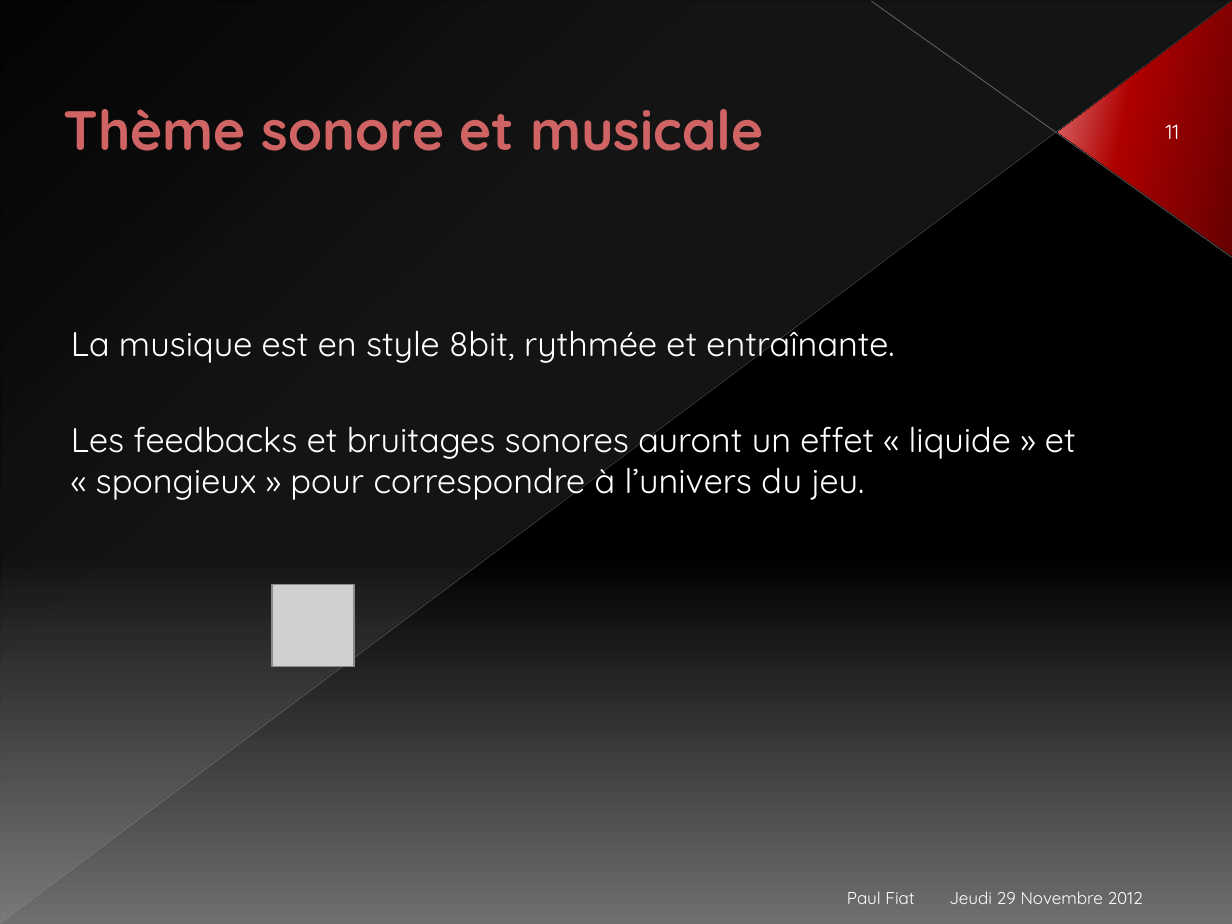
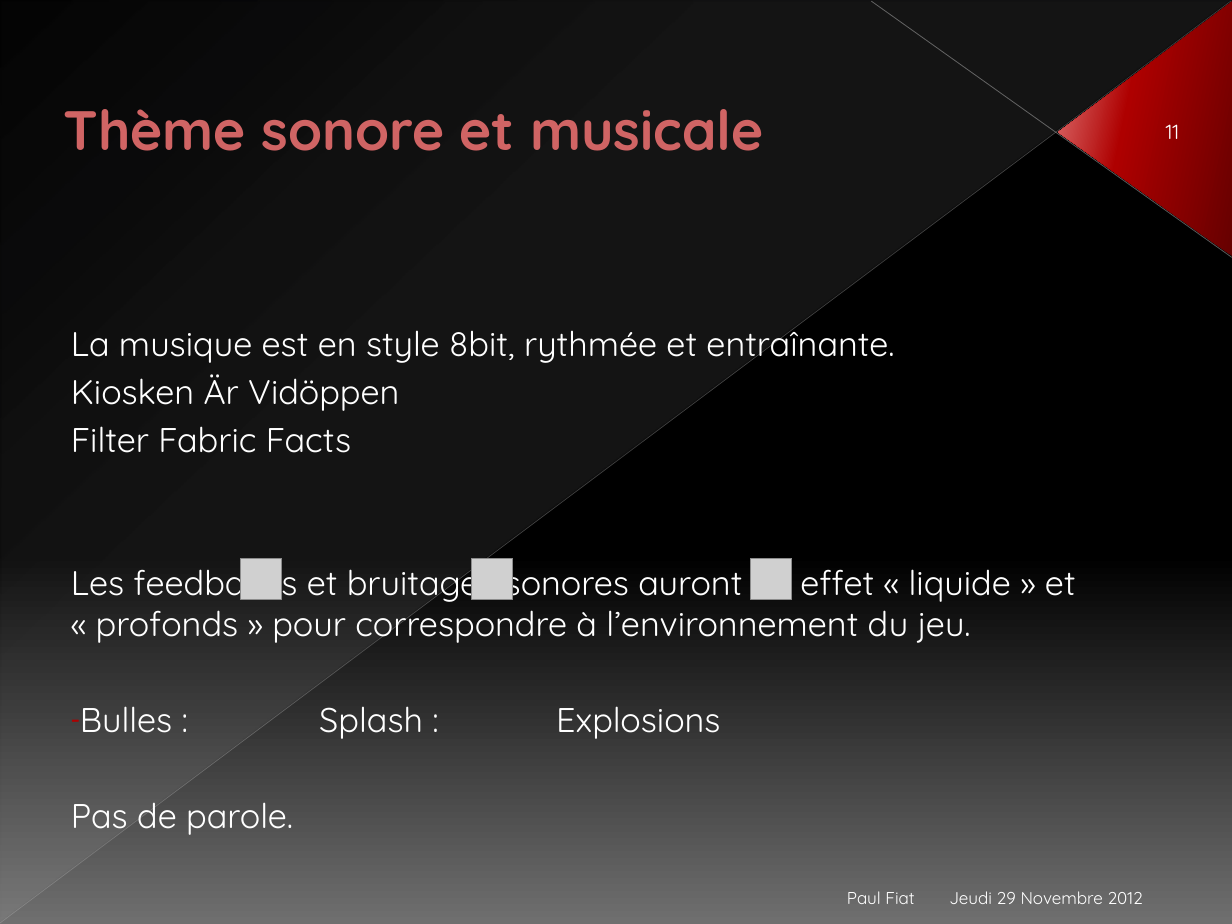
Before and after one commit to Nyarlygames/OBG, a slide deck: slide 11 of GD/Présentation.pptx. Drawn at 1232x924 pixels with LibreOffice and Linux fonts; fonts in the diff are those of the drawing; grey boxes stand for pictures. Boxes give left, top, right and bottom in pixels: in the first picture for what was removed or moved away, otherwise in the second. Text is boxed around its words. In the diff, an @@ line names an element or a change of style, - is before the commit and + after.

```diff
--- a/GD/Présentation.pptx
+++ b/GD/Présentation.pptx
@@ text at (71,374,1076,835): text changed @@
-Les feedbacks et bruitages sonores auront un effet « liquide » et « spongieux » pour correspondre à l’univers du jeu.
+Kiosken Är Vidöppen
+Filter Fabric Facts
+Les feedbacks et bruitages sonores auront un effet « liquide » et « profonds » pour correspondre à l’environnement du jeu.
+– Bulles : Splash : Explosions
+Pas de parole.
@@ picture added at (240,558,281,599) @@
@@ picture added at (472,558,513,599) @@
@@ picture added at (750,558,791,599) @@
@@ picture removed at (272,584,355,667) @@
```
Also in this commit, not shown: 1 other slide changed, 24 other files.
